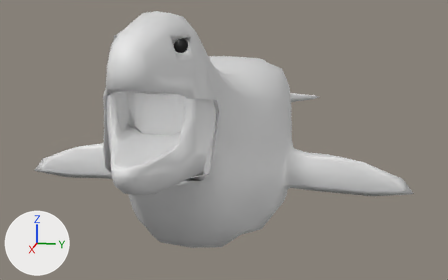
One commit to the Blender file seal lion.blend: the scene before it, then after it.
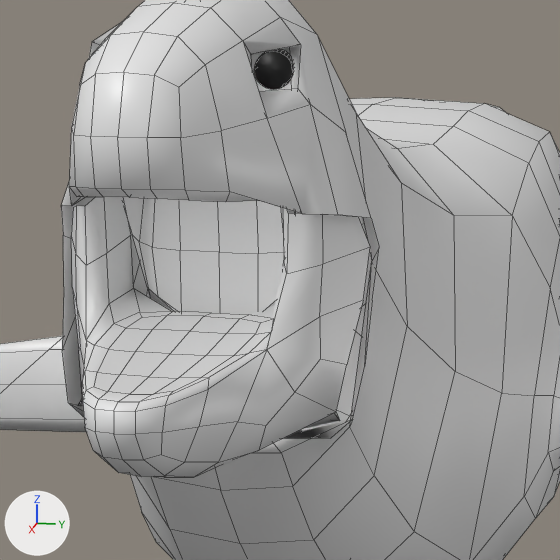
Each version is shown whole from a camera (50 mm lens) standing at (10.0, 3.15, 1.5) and looking at (-6.85, -0.22, -2.71), then close up on the part from 18% to 64% of the width and 7% to 80% of the height. Every picture has the same lights, and +X, +Y and +Z are marked at lower left. The close-ups show mesh edges as thin lines.
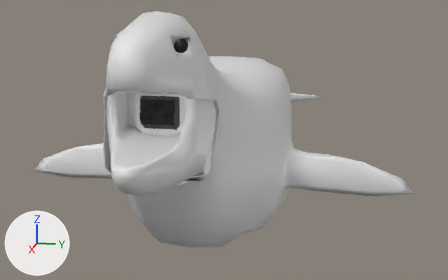
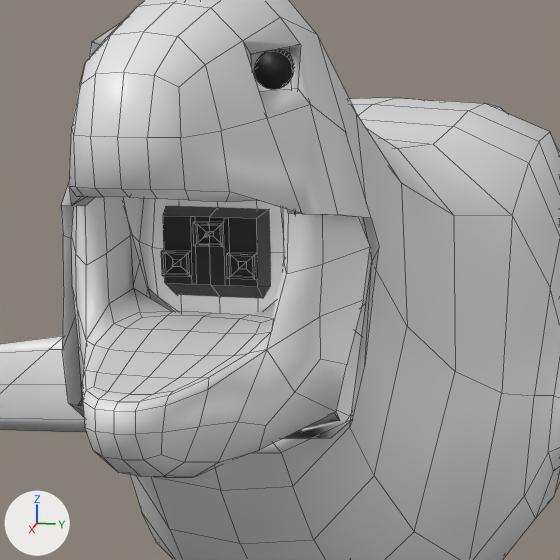
Location of each change, [x1, y1, x2, y2] in pixels of the close-ups (560 x 560 px):
part 1 of me_cube, built on (black): after [161, 206, 301, 298]

The change, as a diff of the scene's bpy script:
```diff
--- a/seal lion.blend.py
+++ b/seal lion.blend.py
@@ me_cube @@
 # used by ob_cube; location = (0.0, 0.0, 0.0)
-me_cube.from_pydata(...)  # 448 vertices, 356 faces; spans x -16.2..1.8, y 0.0..4.8, z -4.1..1.1
+me_cube.from_pydata(...)  # 506 vertices, 405 faces; spans x -16.2..1.8, y 0.0..4.8, z -4.1..1.1
+# me_cube part 1
+# 2 faces are deleted
+# 58 vertices are added at x -1.2..0.2, y 0.0..0.5, z -1.0..-0.2
+# 51 new faces join them, mat_metal (black #000000)
 me_cube.materials.append(mat_material)
```
